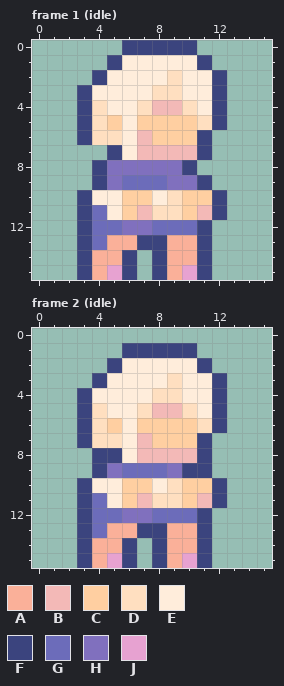
A pixel-art file gets an edit: graphics/source/sprites/riley.aseprite. Above: the version before the commit.
16x16 pixels, 36 frames. Shown: frame 1 (idle), frame 2 (idle). The commit also changed other frames, which this record leaves out.
Palette (. is transparent): A #fab099  B #f3b9b7  C #ffcfa1  D #ffdfc0  E #ffeddb  F #3b447e  G #6c6cba  H #8070be  J #e7a2d1
Pixels before, frame 1 (idle), first column x 3:
 0 ...FFFFF..
 1 ..FEEEEEF.
 2 .FEEEEDEEF
 3 FEEEEDDEEF
 4 FDEEDBBDEF
 5 FDCECCCCDF
 6 FDDEBCCCF.
 7 ..FEBBBBF.
 8 .FHHHHHF..
 9 .FHGGGHHF.
10 FEECCEDCCF
11 FGECBDDCBF
12 FGGHHGGGF.
13 FGAAFFAAF.
14 FAAF.FAAF.
15 FAJF.FAJF.
Pixels before, frame 2 (idle), first column x 3:
 1 ...FFFFF..
 2 ..FEEEEEF.
 3 .FEEEEDEEF
 4 FEEEEDDEEF
 5 FDEEDBBDEF
 6 FDCECCCCDF
 7 FDDEBCCCF.
 8 .FFEBBBBF.
 9 .FHGGGHFF.
10 FEECCEDCCF
11 FGECBDDCBF
12 FGGHHGGGF.
13 FGAAFFAAF.
14 FAAF.FAAF.
15 FAJF.FAJF.
After:
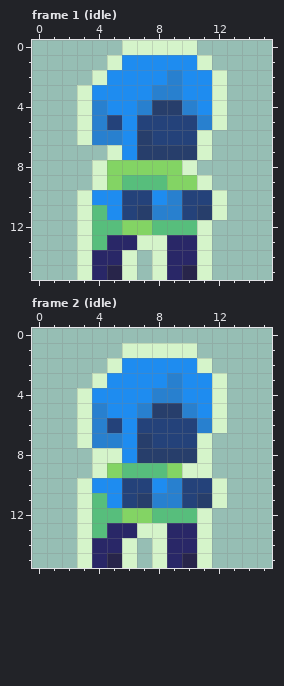
Edits made:
layer "Midnight" now shown
colour A: #fab099 -> #292767
colour B: #f3b9b7 -> #273e6b
colour C: #ffcfa1 -> #24427a
colour D: #ffdfc0 -> #2880cf
colour E: #ffeddb -> #1e8cf0
colour F: #3b447e -> #d5f4ca
colour G: #6c6cba -> #57be7c
colour H: #8070be -> #83d464
colour J: #e7a2d1 -> #28254a
Where, in picture pixels (left, top, right, bottom), the same in both pictures:
changed: (77, 40, 227, 280)
changed: (77, 343, 227, 568)
